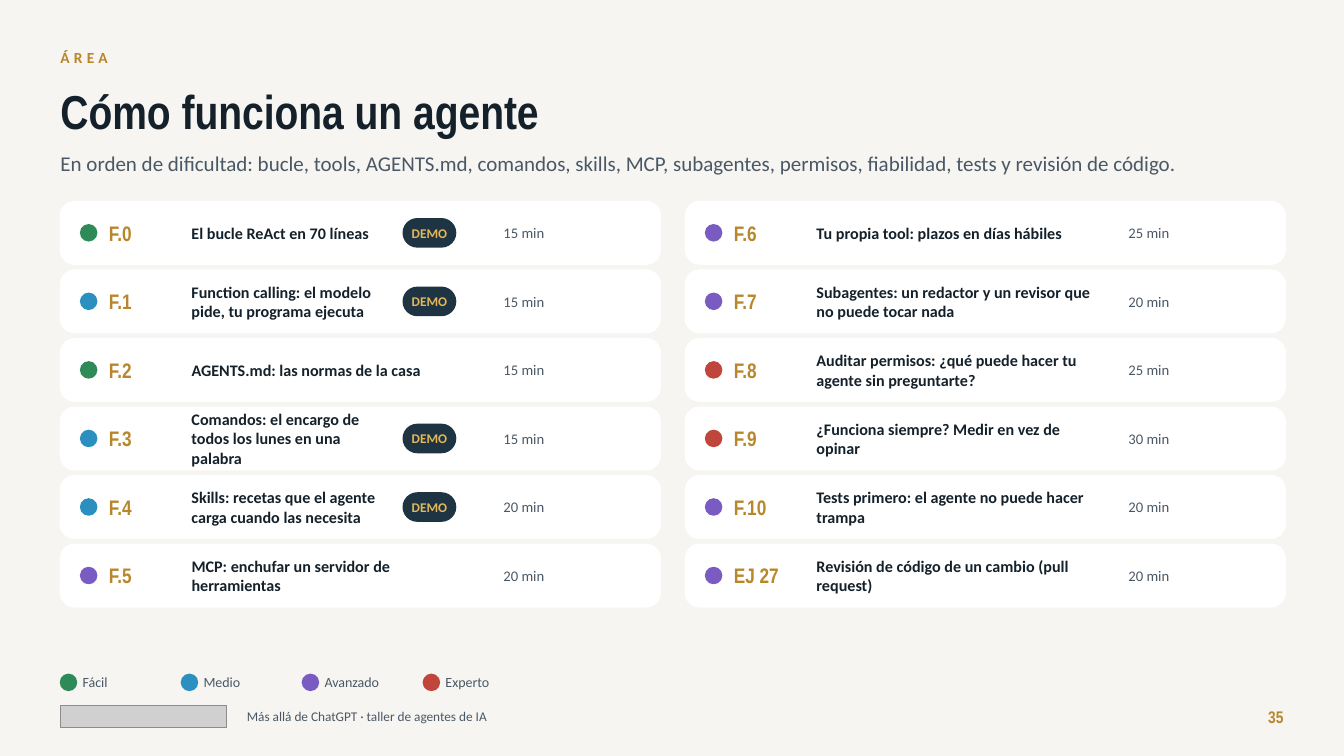
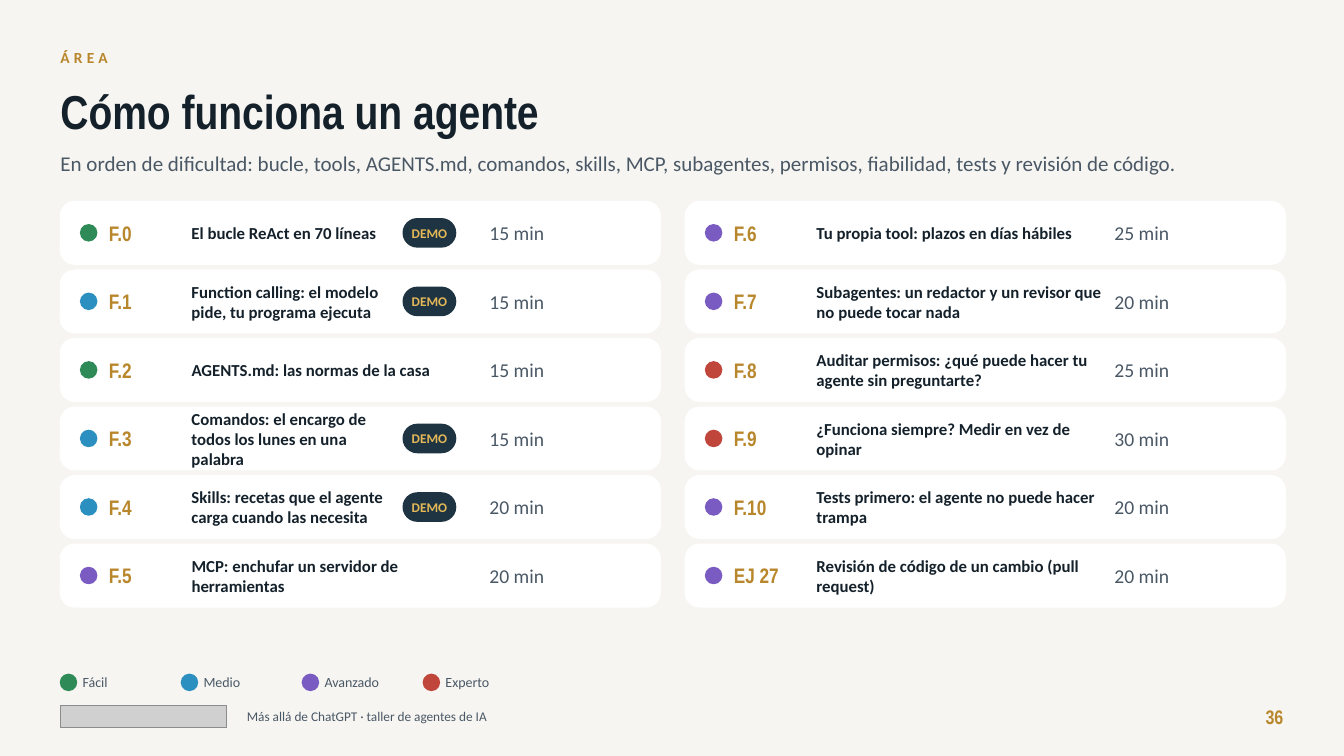
Before and after one commit to jlasherasTracasa/taller_semana_ia_2026, a slide deck: slide 36 of presentacion/taller-agentes-ia.pptx (slide 35 before the commit). Drawn at 1344x756 pixels with LibreOffice and Linux fonts; fonts in the diff are those of the drawing; grey boxes stand for pictures. Boxes give left, top, right and bottom in pixels: in the first picture for what was removed or moved away, otherwise in the second. Text is boxed around its words. In the diff, an @@ line names an element or a change of style, - is before the commit and + after.

Commit message:
Presentación: horario realista con descanso (18:05) y 10 min de colchón, historia exprés, F.5-F.8 «para casa», letra mínima de 14 pt en las tarjetas

```diff
--- a/presentacion/taller-agentes-ia.pptx
+++ b/presentacion/taller-agentes-ia.pptx
@@ size 11.5 to 12 pt in 12 elements at (191,227,376,239), (191,286,378,321), (192,364,430,376), (191,413,366,468), (191,491,382,526), (192,560,398,592), (816,227,1072,242), (816,286,1101,321), (816,354,1088,389), (816,423,1070,458), (816,491,1095,526), (816,559,1078,595) @@
@@ size 10.5 to 14 pt in 12 elements at (489,226,544,240), (489,295,544,309), (489,363,544,377), (489,432,544,446), (489,500,544,514), (489,569,544,583), (1114,226,1169,240), (1114,295,1169,309), (1114,363,1169,377), (1114,432,1169,446), (1114,500,1169,514), (1114,569,1169,583) @@
@@ text at (1266,710,1284,724): text changed; size 12 to 14 pt @@
-35
+36
```
Also in this commit, not shown: 53 other slides changed, 1 slide added, 2 other files.
